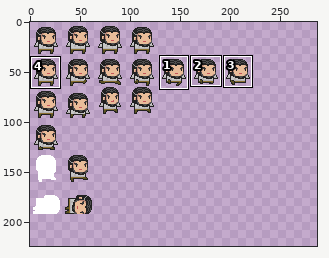
File history of a sprite sheet, src/recursos/personajes/Halan_Sprite.png. Above: a wide view before the commit, with the close-up outlined.
Close-up. As it was:
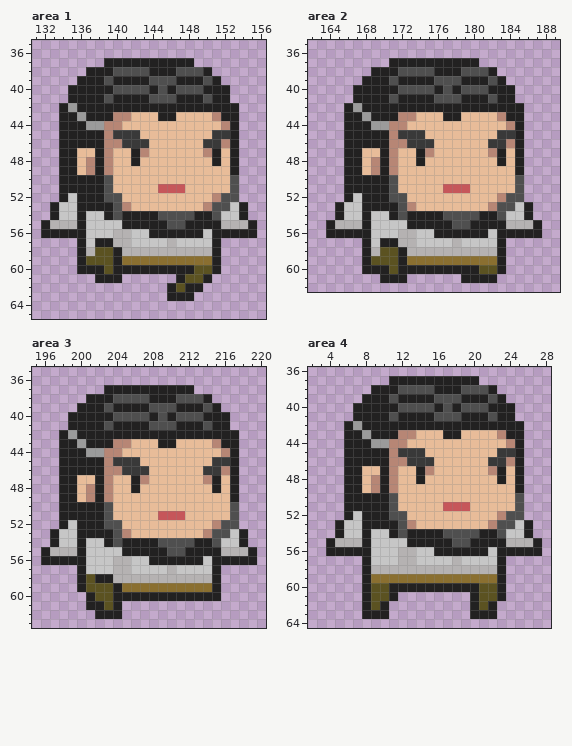
The file is 224x224 pixels. Shown: area 1: x 131..156, y 35..65; area 2: x 162..189, y 35..62; area 3: x 195..220, y 35..63; area 4: x 2..28, y 36..64. The old version is drawn lined up with the new one, on the new canvas. The wide view leaves out empty margins. The commit also changed other parts of the picture, which this record leaves out.
The same view after the edit:
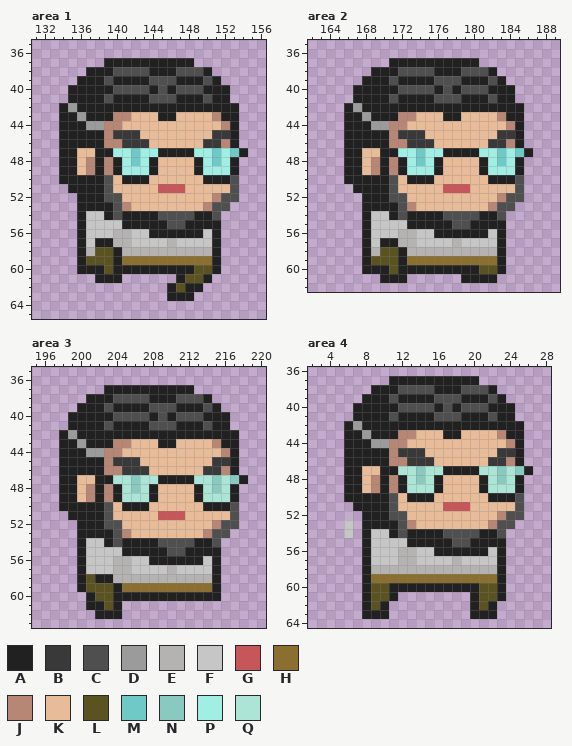
Palette (. is transparent): A #222121  B #393939  C #4f4f4f  D #9b9b9b  E #b5b2b2  F #c6c6c6  G #c6565a  H #8a6f30  J #b78675  K #e8bc99  L #5b5221  M #6fc9c7  N #89c9c0  P #a0eee4  Q #ace4d6
Changes in this commit:
canvas 224x224 -> 288x224
Area 1:
y 47: x 139..154 JKKAJKKKKKKJAKA. -> APPMPPAAAAPPMPMA
y 48: x 140..144 KKAKK -> APMPA; x 149..152 KKAK -> APMP
y 49: x 140..144 KKKKK -> APPPA; x 149..152 KKKK -> APPP
y 50: x 141..143 KKK -> AAA; x 150..152 KKK -> AAA
y 51: x 134 A -> .
y 52: x 134..135 AF -> ..
y 53: x 133..135 AFF -> ...; x 153..154 FA -> ..
y 54: x 133..135 AFF -> ...; x 152..154 FFA -> ...
y 55: x 132..135 AEEE -> ....; x 152..155 EEEA -> ....
y 56: x 132..135 AAAA -> ....; x 152..155 AAAA -> ....
Area 2:
y 47: x 171..186 JKKAJKKKKKKJAKA. -> APPMPPAAAAPPMPMA
y 48: x 172..176 KKAKK -> APMPA; x 181..184 KKAK -> APMP
y 49: x 172..176 KKKKK -> APPPA; x 181..184 KKKK -> APPP
y 50: x 173..175 KKK -> AAA; x 182..184 KKK -> AAA
y 51: x 166 A -> .
y 52: x 166..167 AF -> ..
y 53: x 165..167 AFF -> ...; x 185..186 FA -> ..
y 54: x 165..167 AFF -> ...; x 184..186 FFA -> ...
y 55: x 164..167 AEEE -> ....; x 184..187 EEEA -> ....
y 56: x 164..167 AAAA -> ....; x 184..187 AAAA -> ....
Area 3:
y 47: x 203..218 JKKAJKKKKKKJAKA. -> AQQNQQAAAAQQNQNA
y 48: x 204..208 KKAKK -> AQNQA; x 213..216 KKAK -> AQNQ
y 49: x 204..208 KKKKK -> AQQQA; x 213..216 KKKK -> AQQQ
y 50: x 205..207 KKK -> AAA; x 214..216 KKK -> AAA
y 51: x 198 A -> .
y 52: x 198..199 AF -> ..
y 53: x 197..199 AFF -> ...; x 217..218 FA -> ..
y 54: x 197..199 AFF -> ...; x 216..218 FFA -> ...
y 55: x 196..199 AEEE -> ....; x 216..219 EEEA -> ....
y 56: x 196..199 AAAA -> ....; x 216..219 AAAA -> ....
Area 4:
y 47: x 11..26 JKKAJKKKKKKJAKA. -> AQQNQQAAAAQQNQNA
y 48: x 12..16 KKAKK -> AQNQA; x 21..24 KKAK -> AQNQ
y 49: x 12..16 KKKKK -> AQQQA; x 21..24 KKKK -> AQQQ
y 50: x 13..15 KKK -> AAA; x 22..24 KKK -> AAA
y 51: x 6 A -> .
y 52: x 6..7 AF -> ..
y 53: x 5 A -> .; x 7 F -> .; x 25..26 FA -> ..
y 54: x 5 A -> .; x 7 F -> .; x 24..26 FFA -> ...
y 55: x 4..7 AEEE -> ....; x 24..27 EEEA -> ....
y 56: x 4..7 AAAA -> ....; x 24..27 AAAA -> ....
Boxes around the changes in both close-ups, in picture pixels (x1, y1, x2, y2):
changed: (41, 148, 257, 238)
changed: (389, 148, 542, 238)
erased: (326, 184, 362, 238)
changed: (41, 475, 257, 565)
changed: (389, 466, 542, 556)
erased: (326, 502, 362, 556)
